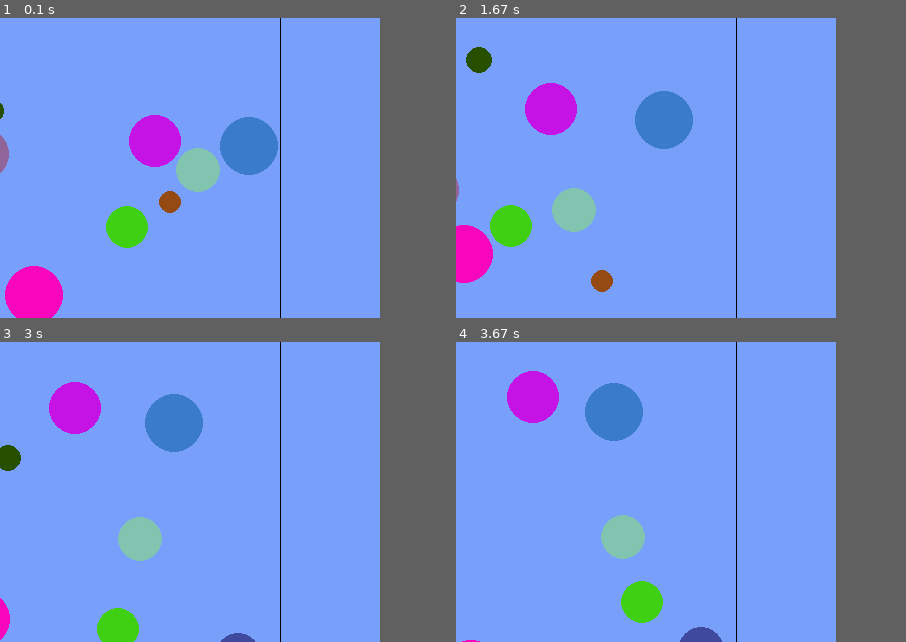
Above: before the commit, frames 1-4 (two rows, left to right).
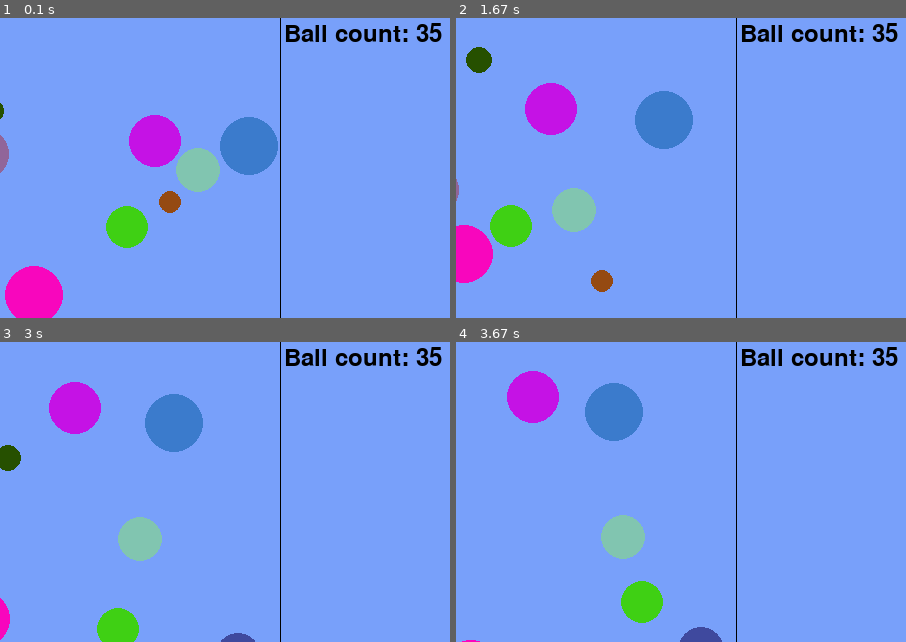
Above: after the commit, the same moments.

Repository: maciejbac/pyGame
Game: pygame game, started from main.py
Same seed, same stepped clock (60 frames per second), same inputs: the game is played once before the commit and once after it.
Inputs (mouse positions are % of the whole screen's width and height, from its top left):
- Up to frame 1 (0.1 s): no input
- Up to frame 2 (1.67 s): press the mouse at (26, 30) at 1.37 s; move the mouse to (20, 39) at 1.47 s; release the mouse at (14, 47) at 1.6 s
- Up to frame 3 (3 s): click (47, 33) at 1.72 s; press the mouse at (47, 33) at 2.53 s; move the mouse to (67, 38) at 2.63 s; release the mouse at (86, 42) at 2.77 s
- Up to frame 4 (3.67 s): no input
The pictures show only the part of the screen within x 47-97%, y 0-50%; the shares and areas given below are measured in that part.
In our replay, the window is 800x600 before the commit and 900x600 after it. These sizes can differ from the game's own. Grey fills any space a smaller window leaves; there, only what the larger window draws over its background counts as a difference.

The runs differ from the first frame. In frame 1, 1.0% of the frame differs, in the area x 63-99%, y 1-8%; in frame 2, 1.0%; in frame 3, 1.0%; in frame 4, 1.0%.

Commit message:
Added text output functionality and and the current number of particles on the screen

Diff:
--- a/main.py
+++ b/main.py
@@ -2,14 +2,15 @@
 
 # importing required packages
 import pygame
+import pygame.freetype
 import random
 import math
 
 # setting initial variables for the window
 RED = (255, 0, 0)
 running = True
-(window_width, window_height) = (800, 600)
-(game_width, game_height) = (window_width - 100, window_height)
+(window_width, window_height) = (900, 600)
+(game_width, game_height) = (window_width - 200, window_height)
 selected_particle = None
 background_color = (120, 160, 250)
 pygame.display.set_caption('Ball game')
@@ -19,9 +20,15 @@
 mass_of_air = 0.01
 elasticity = 0.9
 particle_max_size = 30
+margin = 5
 
 # Initialize the screen object
 screen = pygame.display.set_mode((window_width, window_height))
+
+# Initialise pygame font
+pygame.freetype.init()
+GAME_FONT = pygame.freetype.SysFont("freesansbold.ttf", 24)
+
 
 # Initialize empty particle array
 my_particles = []
@@ -194,6 +201,10 @@
             pygame.draw.circle(screen, (0, 0, 0), (mouseX, mouseY), 5, 5)
 
     # Swap the frame buffer
+
+    ball_count = len(my_particles)
+    text_surface, rect = GAME_FONT.render("Ball count: " + str(ball_count), (0, 0, 0))
+    screen.blit(text_surface, (game_width + margin, margin))
     pygame.display.flip()
 
 
